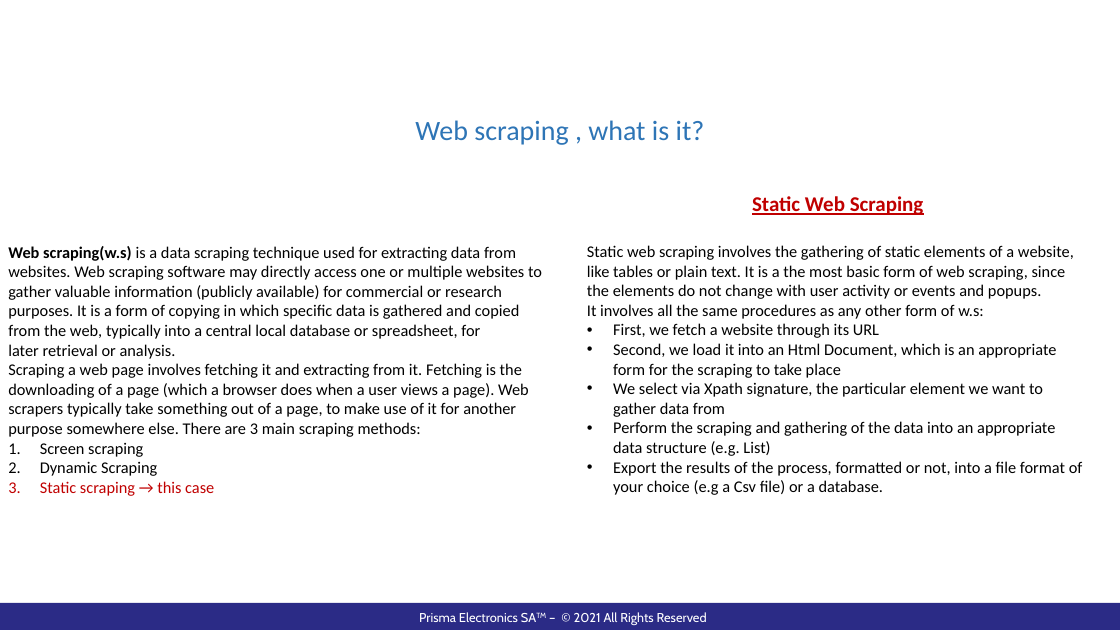
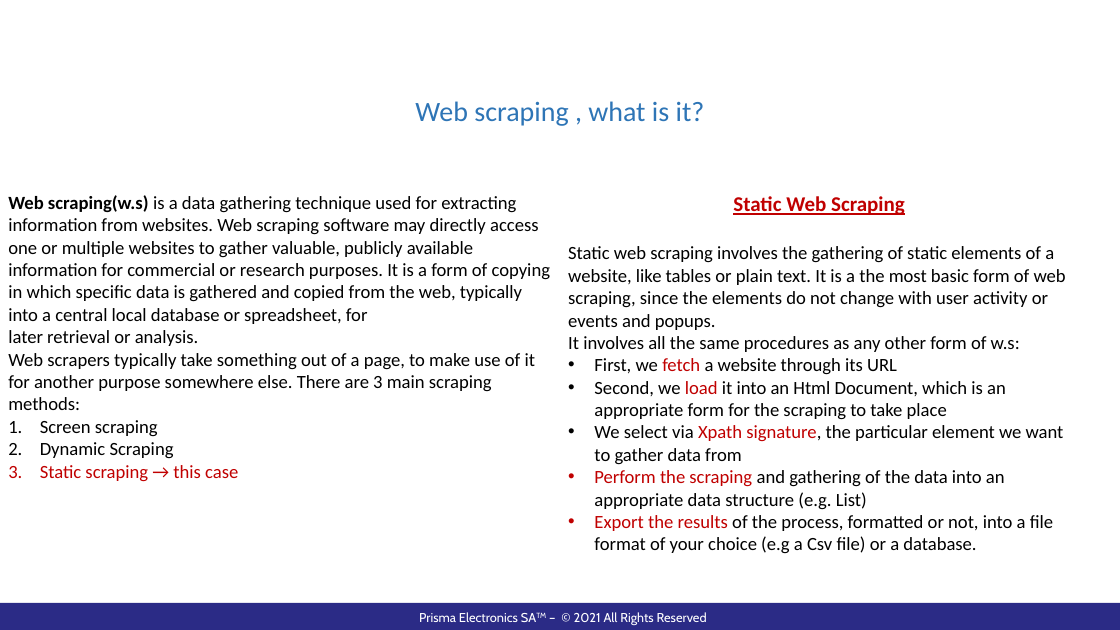
Before and after one commit to pazo0z0o/WorkRelatedLearning, a slide deck: slide 3 of ShipBunkerWindowsService/Documentation/WebScraperPresentation.pptx. Drawn at 1120x630 pixels with LibreOffice and Linux fonts; fonts in the diff are those of the drawing; background and template pictures are left out. Boxes give left, top, right and bottom in pixels: in the first picture for what was removed or moved away, otherwise in the second. Text is boxed around its words. In the diff, an @@ line names an element or a change of style, - is before the commit and + after.

Commit message:
minor formating

```diff
--- a/ShipBunkerWindowsService/Documentation/WebScraperPresentation.pptx
+++ b/ShipBunkerWindowsService/Documentation/WebScraperPresentation.pptx
@@ text "Web scraping , what is ...": place and size @@
-text "Web scraping , what is ..." at [415,120,705,145]
+text "Web scraping , what is ..." at [415,101,705,126]
@@ text "Web scraping(w.s) is a data ...": place and size @@
-text "Web scraping(w.s) is a data ..." at [8,246,542,496]
+text "Web scraping(w.s) is a data ..." at [8,195,550,482]
@@ text at [8,195,550,410]: text changed; size 14 to 16 pt @@
-Web scraping(w.s) is a data scraping technique used for extracting data from websites. Web scraping software may directly access one or multiple websites to gather valuable information (publicly available) for commercial or research purposes. It is a form of copying in which specific data is gathered and copied from the web, typically into a central local database or spreadsheet, for later retrieval or analysis.
-Scraping a web page involves fetching it and extracting from it. Fetching is the downloading of a page (which a browser does when a user views a page). Web scrapers typically take something out of a page, to make use of it for another purpose somewhere else. There are 3 main scraping methods:
+Web scraping(w.s) is a data gathering technique used for extracting information from websites. Web scraping software may directly access one or multiple websites to gather valuable, publicly available information for commercial or research purposes. It is a form of copying in which specific data is gathered and copied from the web, typically into a central local database or spreadsheet, for later retrieval or analysis.
+Web scrapers typically take something out of a page, to make use of it for another purpose somewhere else. There are 3 main scraping methods:
@@ text "Static Web Scraping": place and size @@
-text "Static Web Scraping" at [587,196,1083,495]
+text "Static Web Scraping" at [568,196,1066,553]
@@ text at [568,246,1066,553]: size 14 to 16 pt; text colour #000000 to #C00000 in "fetch", "load", "Xpath signature,", "Perform the scraping" and 1 more places @@
@@ text at [40,420,238,482]: size 14 to 16 pt in "Screen scraping", "Dynamic Scraping", "Static scraping → this case" @@
```
Also in this commit, not shown: 2 other slides changed, 4 slides added, 1 slide removed, 1 other file.
